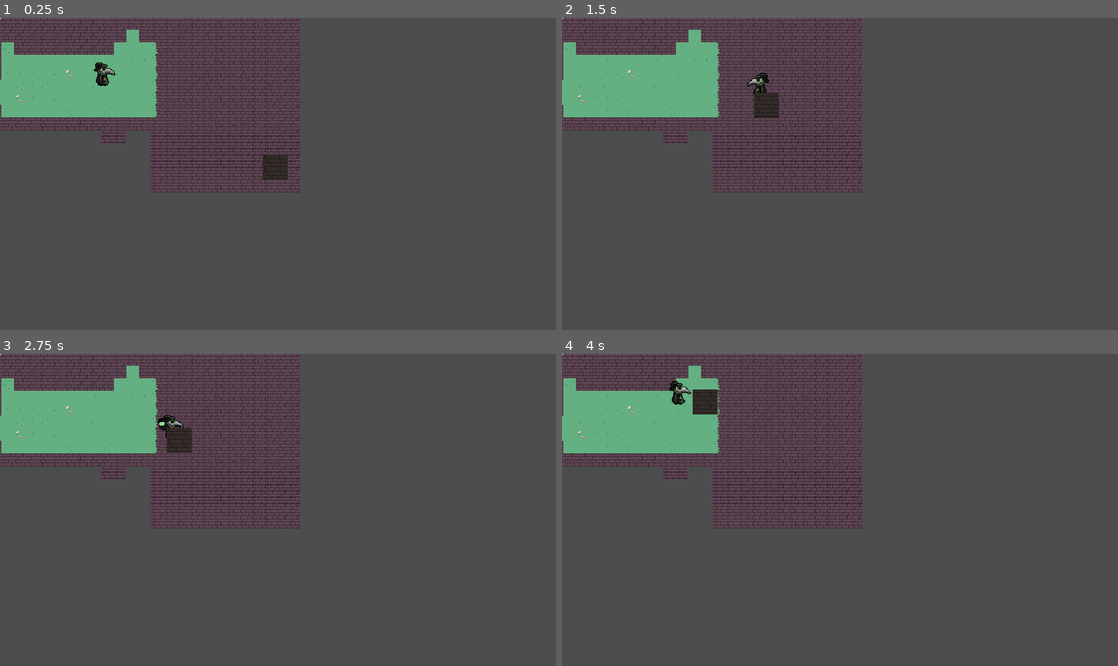
Above: before the commit, frames 1-4 (two rows, left to right).
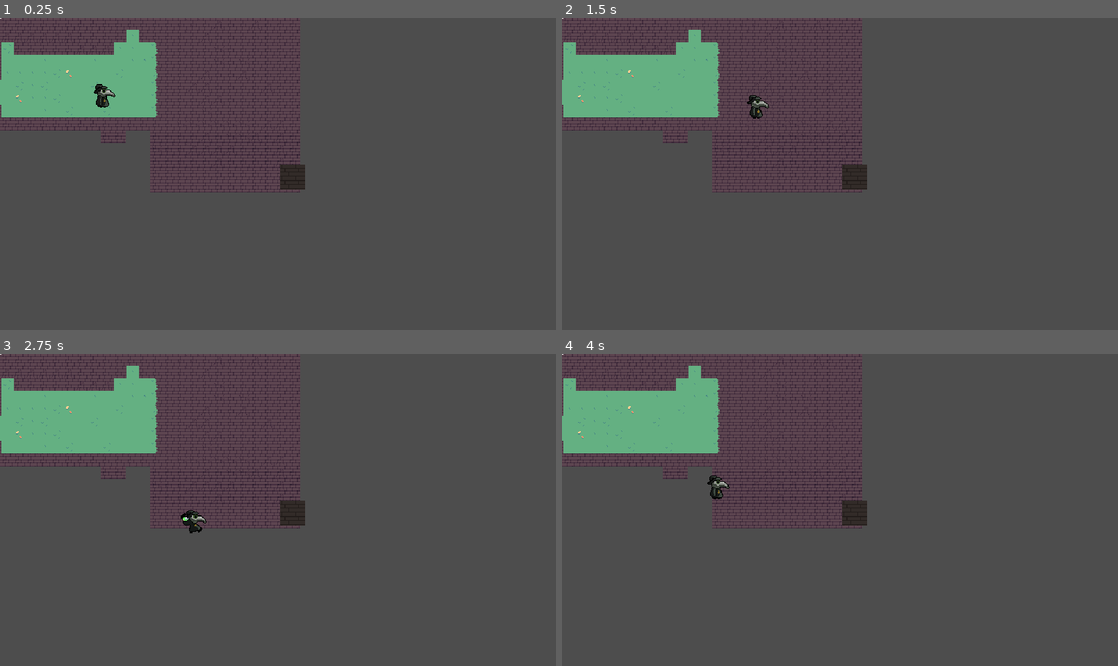
Above: after the commit, the same moments.

Repository: JohnHuber99/Black-Tower
Game: Godot game, scene res://Scenes/scene 2 - tilemap testing.tscn
Two runs of this game, one before a commit and one after it. Both use one fixed random seed, a clock stepped at 60 frames per second and the inputs below.
Inputs (mouse positions are in pixels of both pictures, inside the frame that each line leads up to):
- Up to frame 1 (0.25 s): no input
- Up to frame 2 (1.5 s): move the mouse to (962, 158) at 0.52 s; hold D (right) 0.53-1.28 s; tap Mouse wheel down (scroll_down) at 0.6 s; move the mouse to (728, 189) at 1.27 s; hold S (down) from 1.28 s (still down); tap Mouse wheel up (scroll_up) at 1.35 s
- Up to frame 3 (2.75 s): move the mouse to (333, 441) at 2.02 s; release S (down) at 2.03 s; hold D (right) from 2.03 s (still down); hold E (spell) from 2.03 s (still down)
- Up to frame 4 (4 s): move the mouse to (812, 572) at 2.77 s; release D (right) at 2.78 s; release E (spell) at 2.78 s; hold W (up) 2.78-3.53 s; tap Mouse wheel down (scroll_down) at 2.85 s; move the mouse to (1006, 556) at 3.52 s; hold A (left) from 3.53 s (still down); tap Mouse wheel up (scroll_up) at 3.6 s

The runs differ from the first frame. In frame 1, 0.8% of the frame differs, in the area x 16-55%, y 14-56%; in frame 2, 0.7%; in frame 3, 0.9%; in frame 4, 1.0%, in the area x 19-55%, y 8-56%.

Commit message:
uncommented player
feel free to roll back if needed

Diff:
--- /dev/null
+++ b/Scene 1.tscn
@@ -0,0 +1,109 @@
+[gd_scene load_steps=10 format=3 uid="uid://c065uexbqp7ke"]
+
+[ext_resource type="Texture2D" path="res://sprites/PlagueDoctorSprite-Sheetv1.png" id="1_wjrbh"]
+
+[sub_resource type="GDScript" id="GDScript_gxldu"]
+script/source = "extends CharacterBody2D
+
+@export var speed = 150
+@export var acceleration = 900
+@export var friction = 600
+@export var direction_change_accel = 2000
+
+@onready var _animated_sprite = $AnimatedSprite2D
+
+func get_input(delta):
+	var input_direction = Input.get_vector(\"left\", \"right\", \"up\", \"down\")
+
+	if input_direction != Vector2.ZERO:
+		# Check if moving in the opposite direction
+		if velocity.dot(input_direction) < 0:
+			# Apply stronger acceleration when switching directions
+			velocity = velocity.move_toward(input_direction * speed, direction_change_accel * delta)
+		else:
+			# Normal acceleration
+			velocity = velocity.move_toward(input_direction * speed, acceleration * delta)
+	else:
+		# Apply friction when no input is given
+		velocity = velocity.move_toward(Vector2.ZERO, friction * delta)
+
+func _physics_process(delta):
+	get_input(delta)
+	move_and_slide()
+
+func _process(_delta):
+	var mouse_pos = get_global_mouse_position()
+	var pos = global_position
+
+	# Flip sprite based on mouse position
+	_animated_sprite.flip_h = mouse_pos.x > pos.x
+
+	# Play animations based on movement
+	if !velocity.is_zero_approx():
+		_animated_sprite.play(\"walk\")
+	else:
+		_animated_sprite.play(\"idle\")
+"
+
+[sub_resource type="RectangleShape2D" id="RectangleShape2D_43ncm"]
+
+[sub_resource type="AtlasTexture" id="AtlasTexture_4xt65"]
+atlas = ExtResource("1_wjrbh")
+region = Rect2(0, 0, 32, 32)
+
+[sub_resource type="AtlasTexture" id="AtlasTexture_tw108"]
+atlas = ExtResource("1_wjrbh")
+region = Rect2(32, 0, 32, 32)
+
+[sub_resource type="AtlasTexture" id="AtlasTexture_1o3bs"]
+atlas = ExtResource("1_wjrbh")
+region = Rect2(64, 0, 32, 32)
+
+[sub_resource type="AtlasTexture" id="AtlasTexture_mkfd3"]
+atlas = ExtResource("1_wjrbh")
+region = Rect2(96, 0, 32, 32)
+
+[sub_resource type="AtlasTexture" id="AtlasTexture_wrxc3"]
+atlas = ExtResource("1_wjrbh")
+region = Rect2(0, 0, 32, 32)
+
+[sub_resource type="SpriteFrames" id="SpriteFrames_chjaw"]
+animations = [{
+"frames": [{
+"duration": 1.0,
+"texture": SubResource("AtlasTexture_4xt65")
+}],
+"loop": true,
+"name": &"idle",
+"speed": 8.0
+}, {
+"frames": [{
+"duration": 1.0,
+"texture": SubResource("AtlasTexture_tw108")
+}, {
+"duration": 1.0,
+"texture": SubResource("AtlasTexture_1o3bs")
+}, {
+"duration": 1.0,
+"texture": SubResource("AtlasTexture_mkfd3")
+}, {
+"duration": 1.0,
+"texture": SubResource("AtlasTexture_wrxc3")
+}],
+"loop": true,
+"name": &"walk",
+"speed": 8.0
+}]
+
+[node name="Node2D" type="Node2D"]
+position = Vector2(133, 71)
+
+[node name="CharacterBody2D" type="CharacterBody2D" parent="."]
+script = SubResource("GDScript_gxldu")
+
+[node name="CollisionShape2D" type="CollisionShape2D" parent="CharacterBody2D"]
+shape = SubResource("RectangleShape2D_43ncm")
+
+[node name="AnimatedSprite2D" type="AnimatedSprite2D" parent="CharacterBody2D"]
+sprite_frames = SubResource("SpriteFrames_chjaw")
+animation = &"idle"
--- a/Scenes/enemy.gd
+++ b/Scenes/enemy.gd
@@ -3,7 +3,8 @@
 
 const SPEED = 100.0
 
-@onready var player = $"../player"
+##i added the player back sorry alan
+@onready var player = $"."
 
 func _physics_process(delta: float) -> void:
 
--- a/Scenes/player.tscn
+++ b/Scenes/player.tscn
@@ -321,14 +321,14 @@
 }]
 
 [node name="player" type="CharacterBody2D"]
-position = Vector2(133, 71)
+position = Vector2(43, 65)
 script = ExtResource("1_3jcom")
 
 [node name="CollisionShape2D" type="CollisionShape2D" parent="."]
+position = Vector2(82, 38)
 shape = SubResource("RectangleShape2D_43ncm")
 
 [node name="PlayerSprite" type="AnimatedSprite2D" parent="."]
+position = Vector2(90, 34)
 sprite_frames = SubResource("SpriteFrames_chjaw")
 animation = &"smelling_salts"
-frame = 15
-frame_progress = 1.0
Not shown: 1 places in Scenes/player.tscn that only renumber resources
Not shown: 1 places in Scenes/smelling_salts.tscn that only renumber resources
